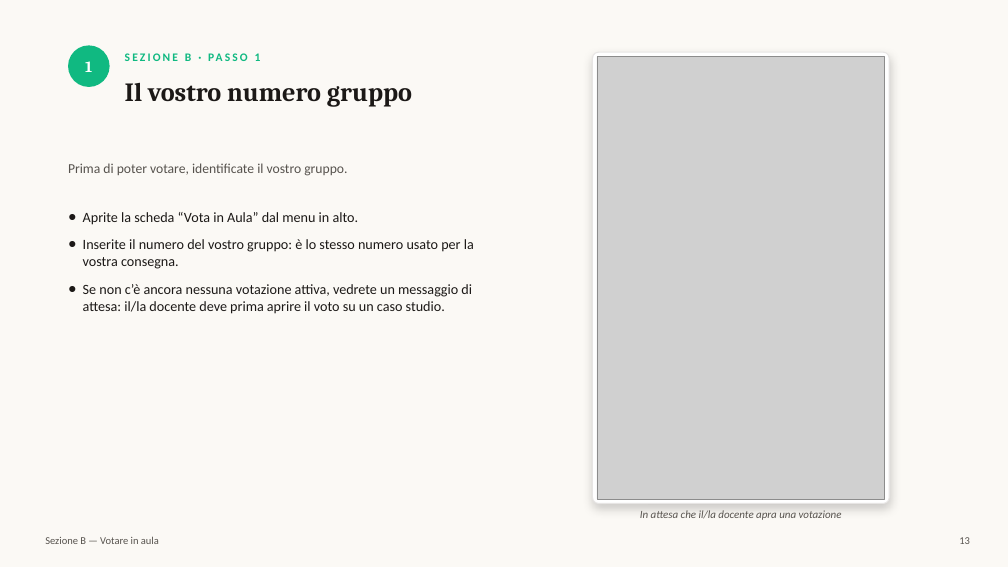
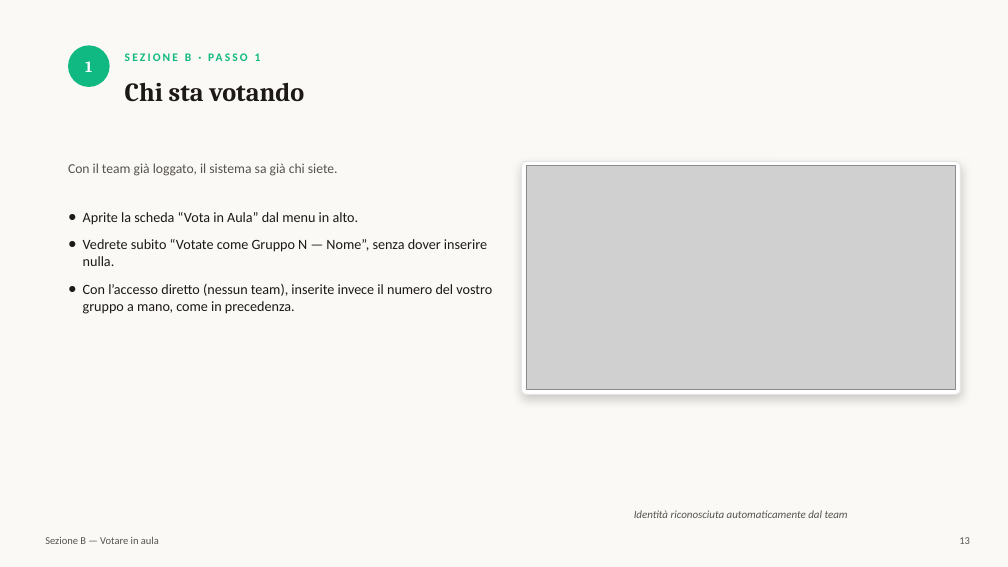
Before and after one commit to leonardomoiso-wq/design3v3, a slide deck: slide 13 of public/manuali/manuale-design-case-studies.pptx. Drawn at 1008x567 pixels with LibreOffice and Linux fonts; fonts in the diff are those of the drawing; grey boxes stand for pictures. Boxes give left, top, right and bottom in pixels: in the first picture for what was removed or moved away, otherwise in the second. Text is boxed around its words. In the diff, an @@ line names an element or a change of style, - is before the commit and + after.

```diff
--- a/public/manuali/manuale-design-case-studies.pptx
+++ b/public/manuali/manuale-design-case-studies.pptx
@@ text at (125, 82, 304, 102): text changed @@
-Il vostro numero gruppo
+Chi sta votando
@@ text at (68, 163, 338, 176): text changed @@
-Prima di poter votare, identificate il vostro gruppo.
+Con il team già loggato, il sistema sa già chi siete.
@@ rounded rectangle: place and size @@
-rounded rectangle at (593, 52, 890, 504)
+rounded rectangle at (522, 161, 961, 394)
@@ picture: place and size @@
-picture at (597, 57, 885, 499)
+picture at (526, 166, 957, 389)
@@ text at (83, 239, 492, 314): text changed @@
-● Inserite il numero del vostro gruppo: è lo stesso numero usato per la vostra consegna.
-● Se non c’è ancora nessuna votazione attiva, vedrete un messaggio di attesa: il/la docente deve prima aprire il voto su un caso studio.
+● Vedrete subito “Votate come Gruppo N — Nome”, senza dover inserire nulla.
+● Con l’accesso diretto (nessun team), inserite invece il numero del vostro gruppo a mano, come in precedenza.
@@ text at (634, 510, 848, 518): text changed @@
-In attesa che il/la docente apra una votazione
+Identità riconosciuta automaticamente dal team
```
Also in this commit, not shown: 13 other slides changed, 5 other files.
